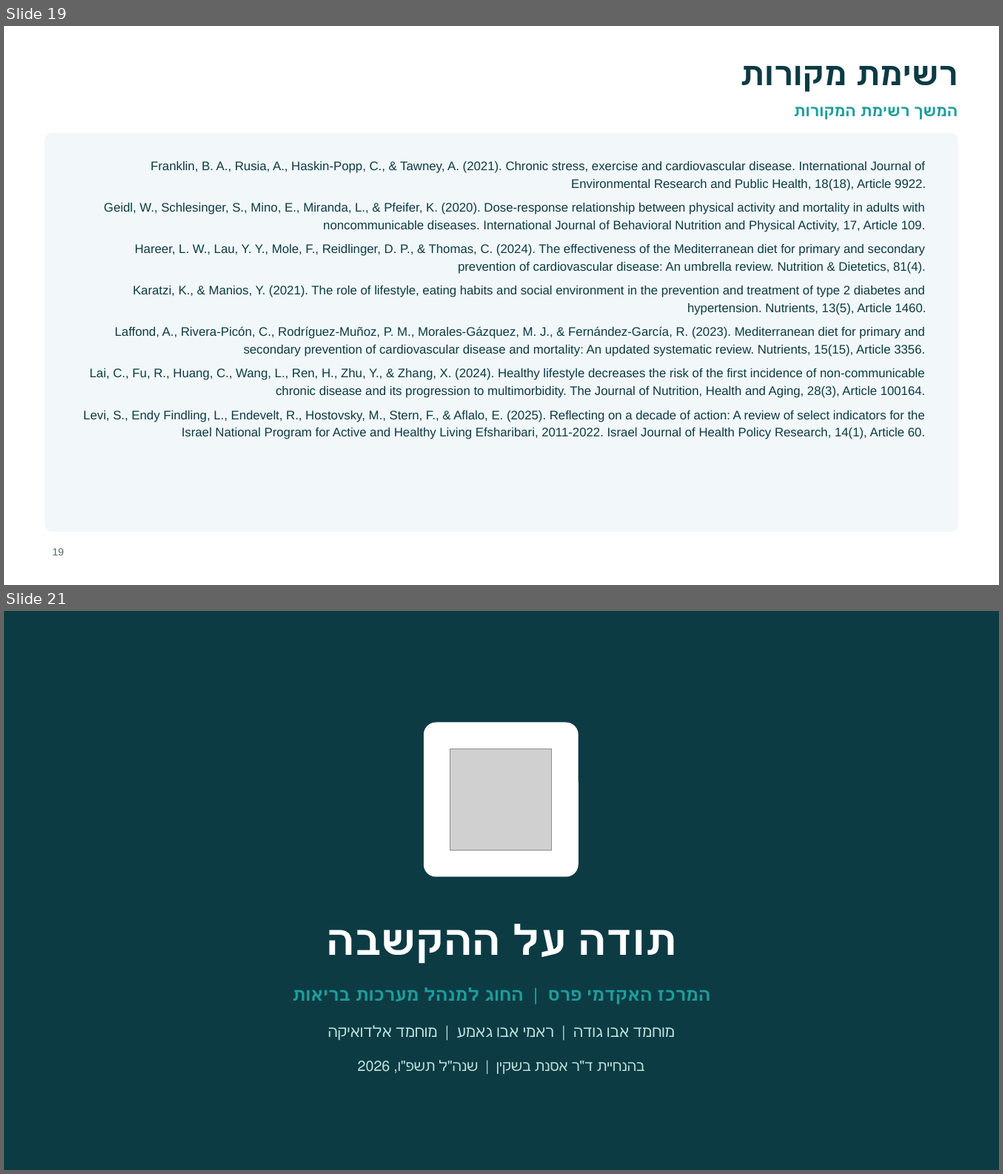
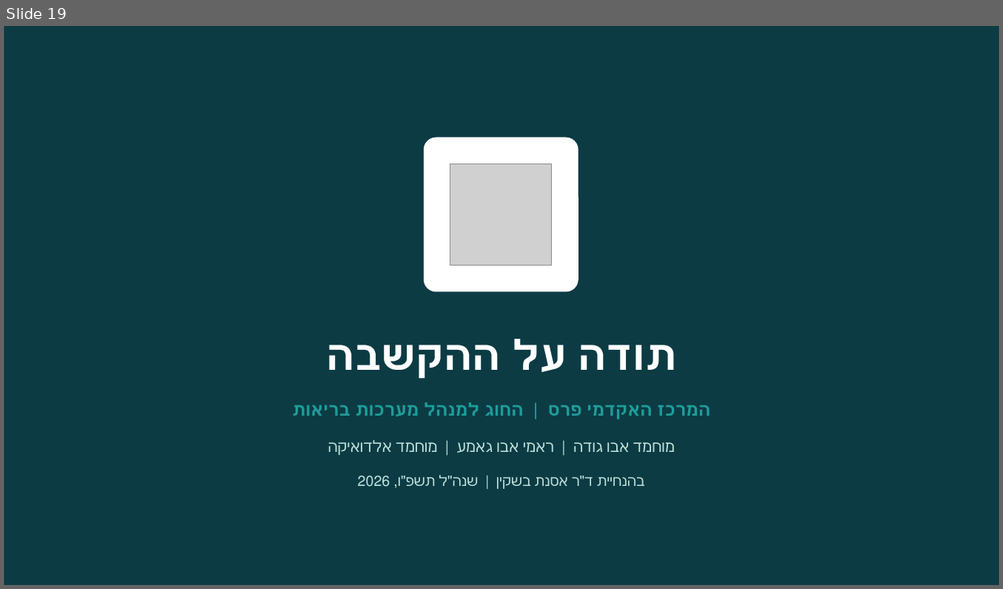
Before and after one commit to azbargarawan-sudo/clickwriting-landing, a slide deck: מצגת פרויקט גמר - פעילות גופנית ותזונה ומחלות כרוניות.pptx. Shown one above the other, each under a label of ours: slides 19 and 21 before the commit, slide 19 after it; the slides between them are not shown. The pictures are 1003x1174 and 1003x589 pixels, drawn with LibreOffice and Linux fonts; fonts in the diff are those of the drawing; grey boxes stand for pictures; background and template pictures are left out. Boxes give left, top, right and bottom in pixels: in the first picture for what was removed or moved away, otherwise in the second. Text is boxed around its words. In the diff, an @@ line names an element or a change of style, - is before the commit and + after.

```diff
--- a/מצגת פרויקט גמר - פעילות גופנית ותזונה ומחלות כרוניות.pptx
+++ b/מצגת פרויקט גמר - פעילות גופנית ותזונה ומחלות כרוניות.pptx
@@ slide 19 removed at <box>4,26,999,585</box>, background #FFFFFF @@
@@ text removed at <box>855,66,957,85</box> @@
-רשימת מקורות
@@ text removed at <box>913,107,957,120</box> @@
-המשך רשימת המקורות
@@ rounded rectangle removed at <box>45,133,958,532</box> @@
@@ text removed at <box>83,161,926,440</box> @@
-Franklin, B. A., Rusia, A., Haskin-Popp, C., & Tawney, A. (2021). Chronic stress, exercise and cardiovascular disease. International Journal of Environmental Research and Public Health, 18(18), Article 9922.
-Geidl, W., Schlesinger, S., Mino, E., Miranda, L., & Pfeifer, K. (2020). Dose-response relationship between physical activity and mortality in adults with noncommunicable diseases. International Journal of Behavioral Nutrition and Physical Activity, 17, Article 109.
-Hareer, L. W., Lau, Y. Y., Mole, F., Reidlinger, D. P., & Thomas, C. (2024). The effectiveness of the Mediterranean diet for primary and secondary prevention of cardiovascular disease: An umbrella review. Nutrition & Dietetics, 81(4).
-Karatzi, K., & Manios, Y. (2021). The role of lifestyle, eating habits and social environment in the prevention and treatment of type 2 diabetes and hypertension. Nutrients, 13(5), Article 1460.
-Laffond, A., Rivera-Picón, C., Rodríguez-Muñoz, P. M., Morales-Gázquez, M. J., & Fernández-García, R. (2023). Mediterranean diet for primary and secondary prevention of cardiovascular disease and mortality: An updated systematic review. Nutrients, 15(15), Article 3356.
-Lai, C., Fu, R., Huang, C., Wang, L., Ren, H., Zhu, Y., & Zhang, X. (2024). Healthy lifestyle decreases the risk of the first incidence of non-communicable chronic disease and its progression to multimorbidity. The Journal of Nutrition, Health and Aging, 28(3), Article 100164.
-Levi, S., Endy Findling, L., Endevelt, R., Hostovsky, M., Stern, F., & Aflalo, E. (2025). Reflecting on a decade of action: A review of select indicators for the Israel National Program for Active and Healthy Living Efsharibari, 2011-2022. Israel Journal of Health Policy Research, 14(1), Article 60.
@@ page number removed at <box>52,548,64,556</box> @@
-19
@@ what was slide 21 is now slide 19 @@
```
Also in this commit, not shown: 16 slides changed, 1 slide added, 2 other slides removed.
